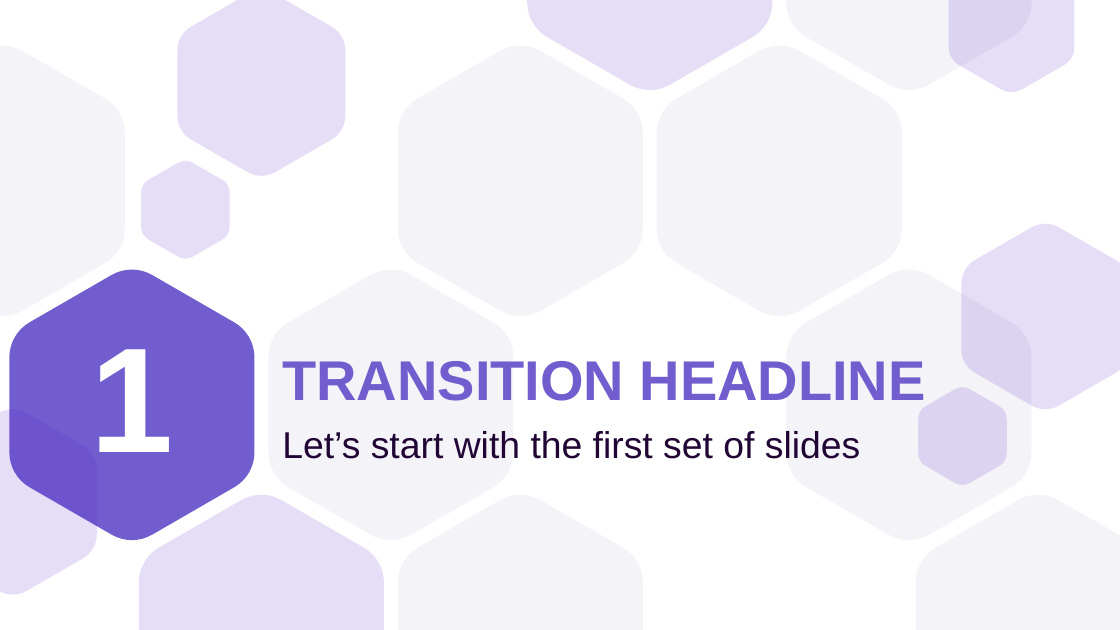
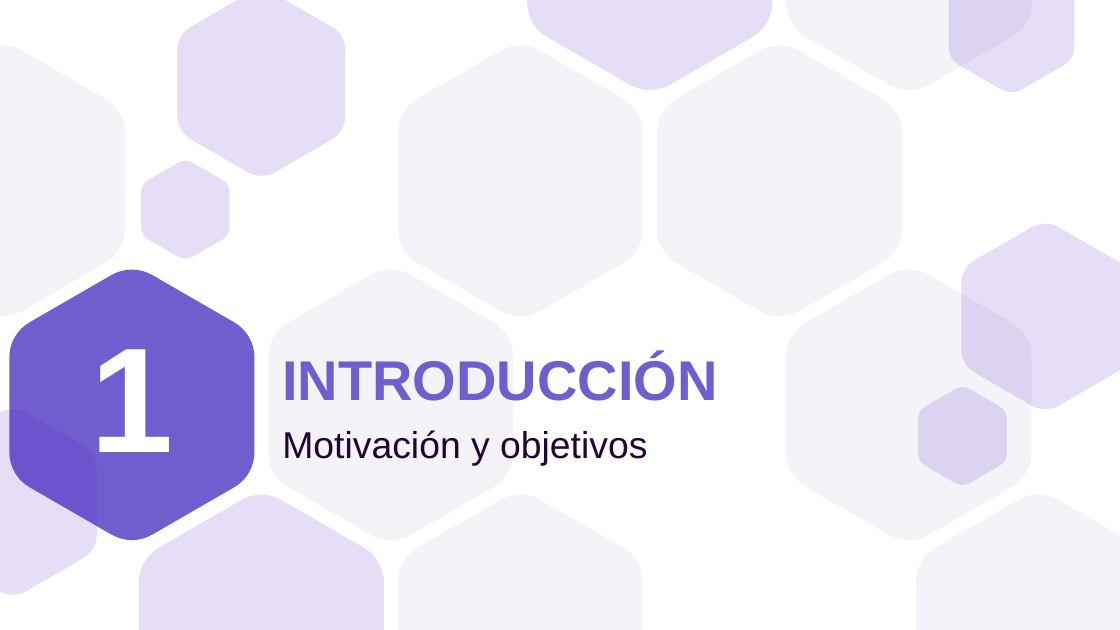
Before and after one commit to a1ex9788/TFG, a slide deck: slide 3 of TFG_AlejandroCarrion.pptx (slide 4 before the commit). Drawn at 1120x630 pixels with LibreOffice and Linux fonts; fonts in the diff are those of the drawing. Boxes give left, top, right and bottom in pixels: in the first picture for what was removed or moved away, otherwise in the second. Text is boxed around its words. In the diff, an @@ line names an element or a change of style, - is before the commit and + after.

```diff
--- a/TFG_AlejandroCarrion.pptx
+++ b/TFG_AlejandroCarrion.pptx
@@ title at box(282, 356, 717, 401): text changed @@
-TRANSITION HEADLINE
+INTRODUCCIÓN
@@ subtitle at box(282, 430, 647, 466): text changed @@
-Let’s start with the first set of slides
+Motivación y objetivos
```
Also in this commit, not shown: 3 other slides changed, 6 slides added, 18 slides removed.
